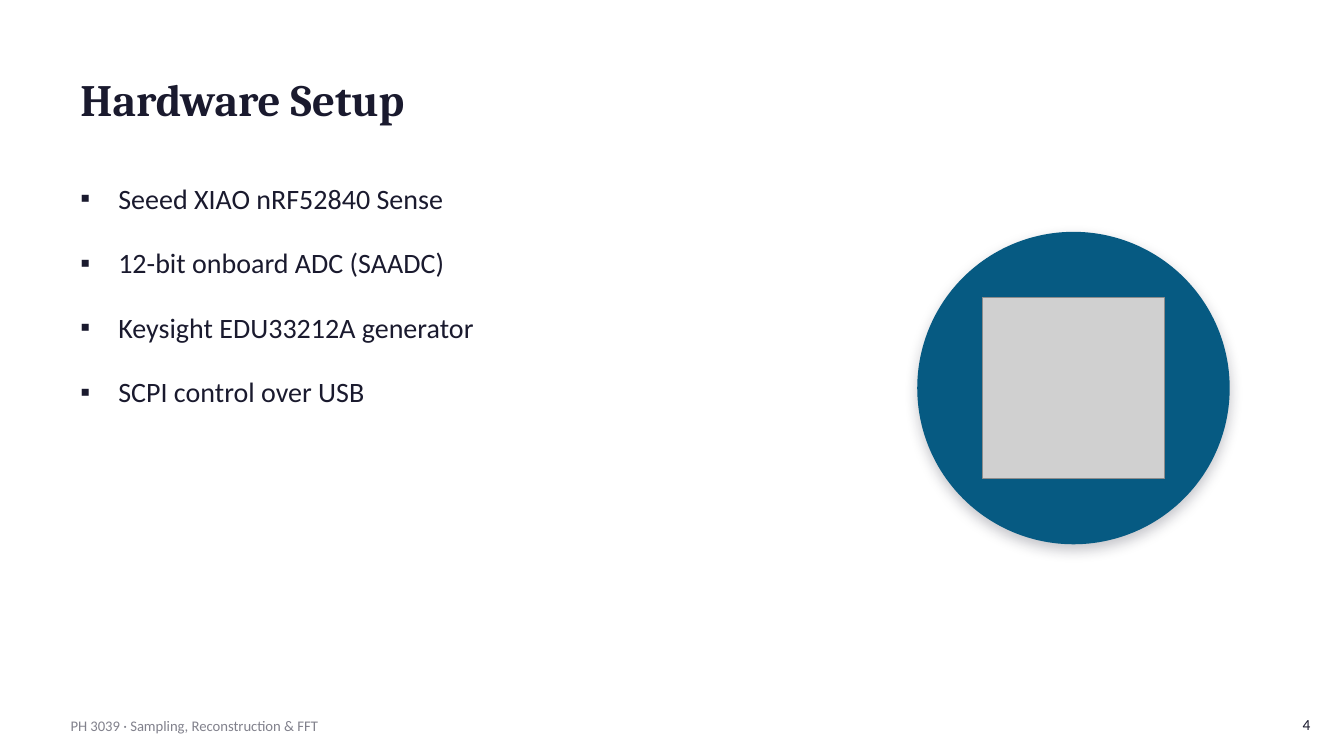
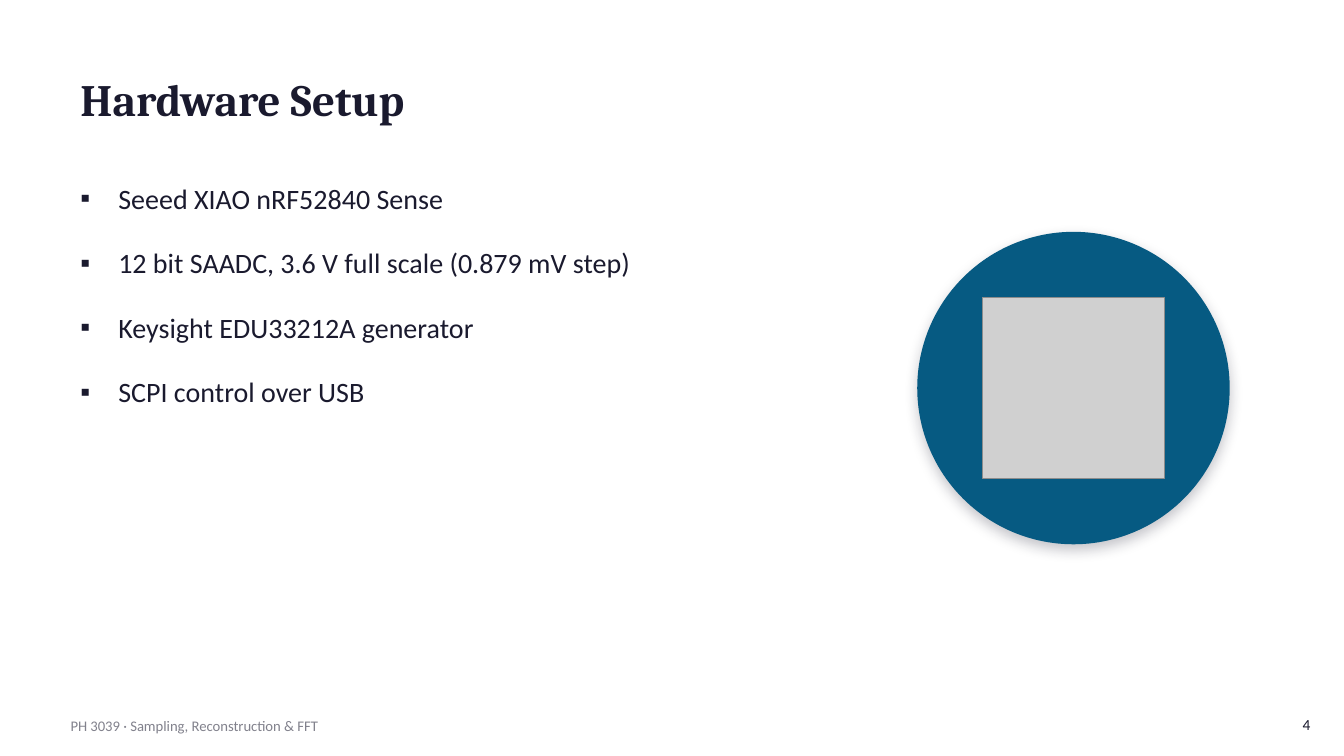
Before and after one commit to TSSwork/PH3039_lab_2, a slide deck: slide 4 of reports/PH3039_Sampling_FFT_Presentation(1).pptx. Drawn at 1344x756 pixels with LibreOffice and Linux fonts; fonts in the diff are those of the drawing; grey boxes stand for pictures. Boxes give left, top, right and bottom in pixels: in the first picture for what was removed or moved away, otherwise in the second. Text is boxed around its words. In the diff, an @@ line names an element or a change of style, - is before the commit and + after.

```diff
--- a/reports/PH3039_Sampling_FFT_Presentation(1).pptx
+++ b/reports/PH3039_Sampling_FFT_Presentation(1).pptx
@@ text at [118, 252, 630, 278]: text changed @@
-▪ 12-bit onboard ADC (SAADC)
+▪ 12 bit SAADC, 3.6 V full scale (0.879 mV step)
```
Also in this commit, not shown: 7 other slides changed, 5 slides added, 2 slides removed.
